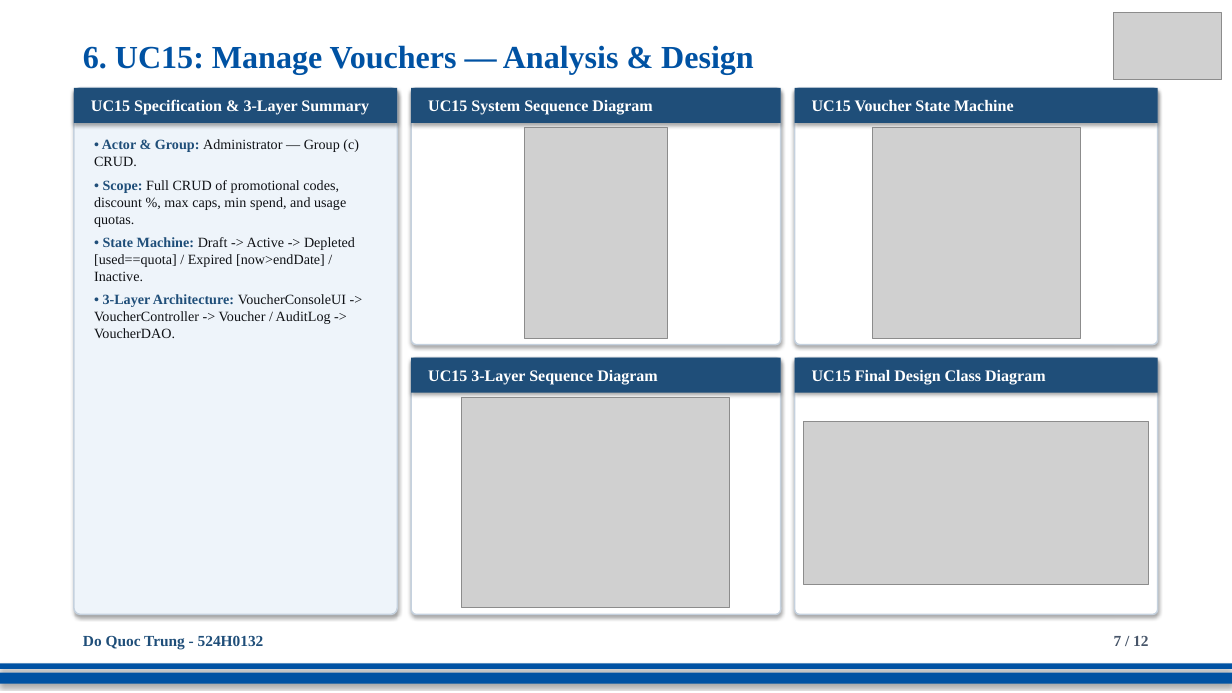
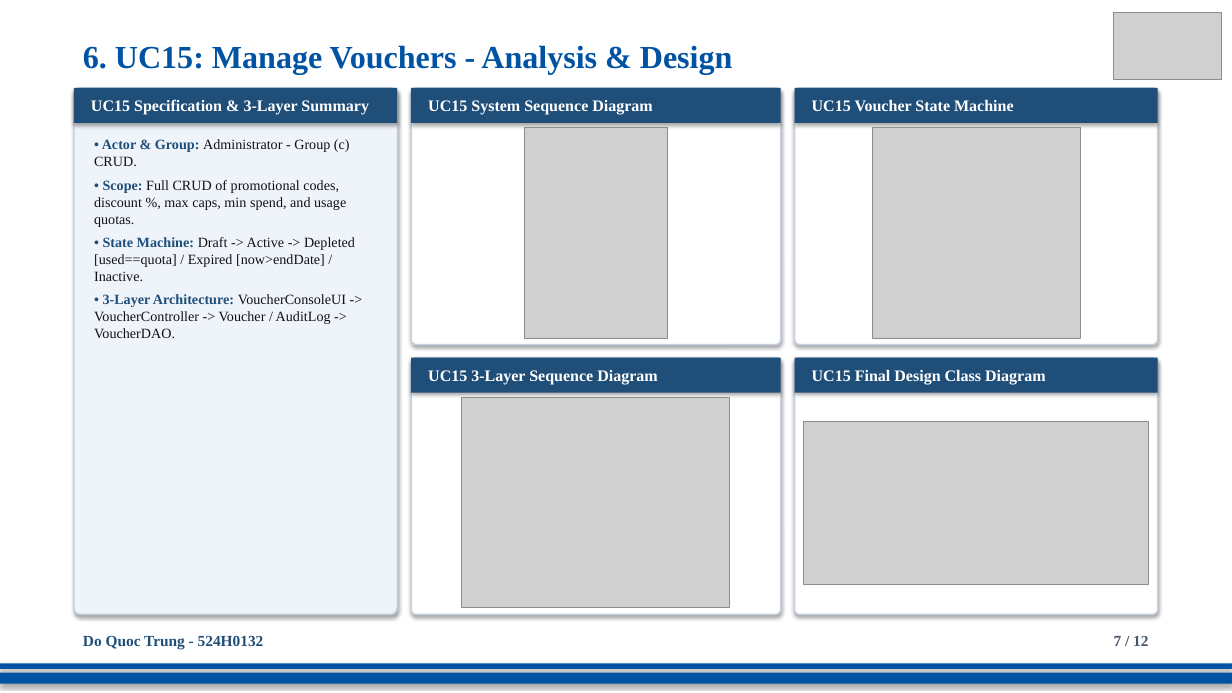
Before and after one commit to DoQuocTrung06/SaigonBite-RAD-TeamF10, a slide deck: slide 7 of Part_2/TeamF10_Presentation_for_SaigonBite.pptx. Drawn at 1232x693 pixels with LibreOffice and Linux fonts; fonts in the diff are those of the drawing; grey boxes stand for pictures. Boxes give left, top, right and bottom in pixels: in the first picture for what was removed or moved away, otherwise in the second. Text is boxed around its words. In the diff, an @@ line names an element or a change of style, - is before the commit and + after.

```diff
--- a/Part_2/TeamF10_Presentation_for_SaigonBite.pptx
+++ b/Part_2/TeamF10_Presentation_for_SaigonBite.pptx
@@ text at [83,45,733,75]: text changed @@
-6. UC15: Manage Vouchers — Analysis & Design
+6. UC15: Manage Vouchers - Analysis & Design
@@ text at [94,139,350,166]: text changed @@
-• Actor & Group: Administrator — Group (c) CRUD.
+• Actor & Group: Administrator - Group (c) CRUD.
```
Also in this commit, not shown: 9 other slides changed, 1 other file.
